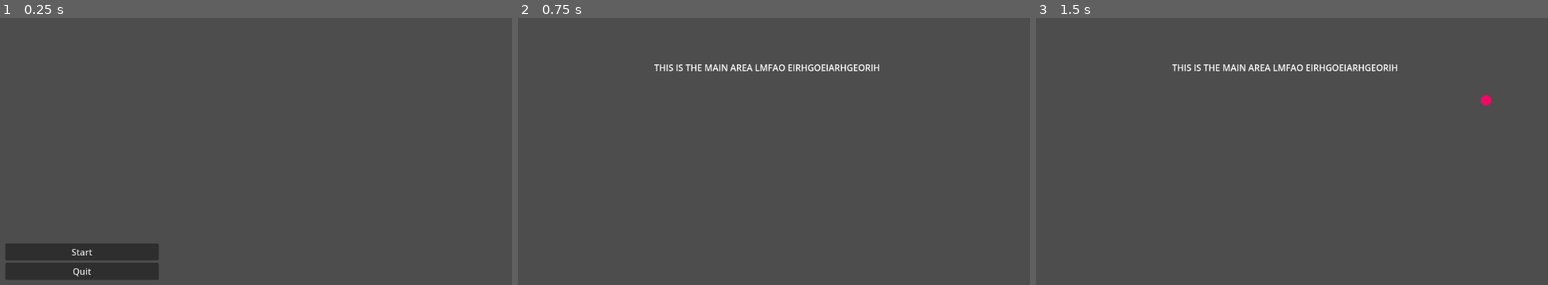
Above: before the commit, frames 1-3 (left to right).
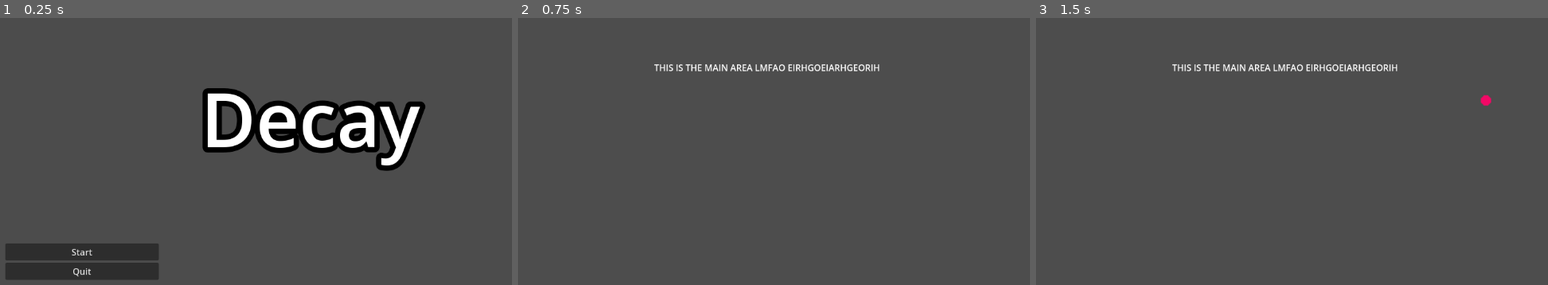
Above: after the commit, the same moments.

Repository: Alpha-Hotel/GameJamJan24
Game: Godot game, scene res://Scenes/menu.tscn
The game is run twice, just before and just after one commit, with the same random seed, the same clock (stepped at 60 frames per second) and the same inputs.
Inputs (mouse positions are in pixels of both pictures, inside the frame that each line leads up to):
- Up to frame 1 (0.25 s): no input
- Up to frame 2 (0.75 s): click "Start" at 0.5 s
- Up to frame 3 (1.5 s): tap Enter at 1.25 s; move the mouse to (1486, 100) at 1.27 s; click (1486, 100) at 1.35 s

The runs differ from the first frame. In frame 1, 7.5% of the frame differs, in the area x 39-84%, y 26-58%; in frame 2, nothing differs; in frame 3, nothing differs.

Commit message:
added looping music and title

Diff:
--- a/Scenes/menu.tscn
+++ b/Scenes/menu.tscn
@@ -1,6 +1,15 @@
-[gd_scene load_steps=2 format=3 uid="uid://oxau8xdy63ty"]
+[gd_scene load_steps=4 format=3 uid="uid://oxau8xdy63ty"]
 
 [ext_resource type="Script" path="res://Scenes/menu.gd" id="1_bbhou"]
+[ext_resource type="AudioStream" uid="uid://cei5o8xbl1buc" path="res://audio/main theme.wav" id="2_t5ueb"]
+
+[sub_resource type="Environment" id="Environment_pssit"]
+background_mode = 3
+background_energy_multiplier = 1.34
+glow_enabled = true
+glow_intensity = 1.89
+glow_strength = 1.06
+glow_hdr_threshold = 1.5
 
 [node name="Menu" type="Control"]
 layout_mode = 3
@@ -30,3 +39,31 @@
 layout_mode = 2
 text = "Quit
 "
+
+[node name="AudioStreamPlayer2D" type="AudioStreamPlayer2D" parent="."]
+stream = ExtResource("2_t5ueb")
+autoplay = true
+
+[node name="Label" type="Label" parent="."]
+modulate = Color(1.5, 1.5, 1.5, 1)
+layout_mode = 1
+anchors_preset = 8
+anchor_left = 0.5
+anchor_top = 0.5
+anchor_right = 0.5
+anchor_bottom = 0.5
+offset_left = -198.5
+offset_top = -93.0
+offset_right = 198.5
+offset_bottom = 93.0
+grow_horizontal = 2
+grow_vertical = 2
+theme_type_variation = &"HeaderLarge"
+theme_override_constants/outline_size = 38
+theme_override_font_sizes/font_size = 136
+text = "Decay
+"
+horizontal_alignment = 1
+
+[node name="WorldEnvironment" type="WorldEnvironment" parent="."]
+environment = SubResource("Environment_pssit")
Not shown, added: audio/main theme.wav.import
Not shown, added: audio/main theme.wav
